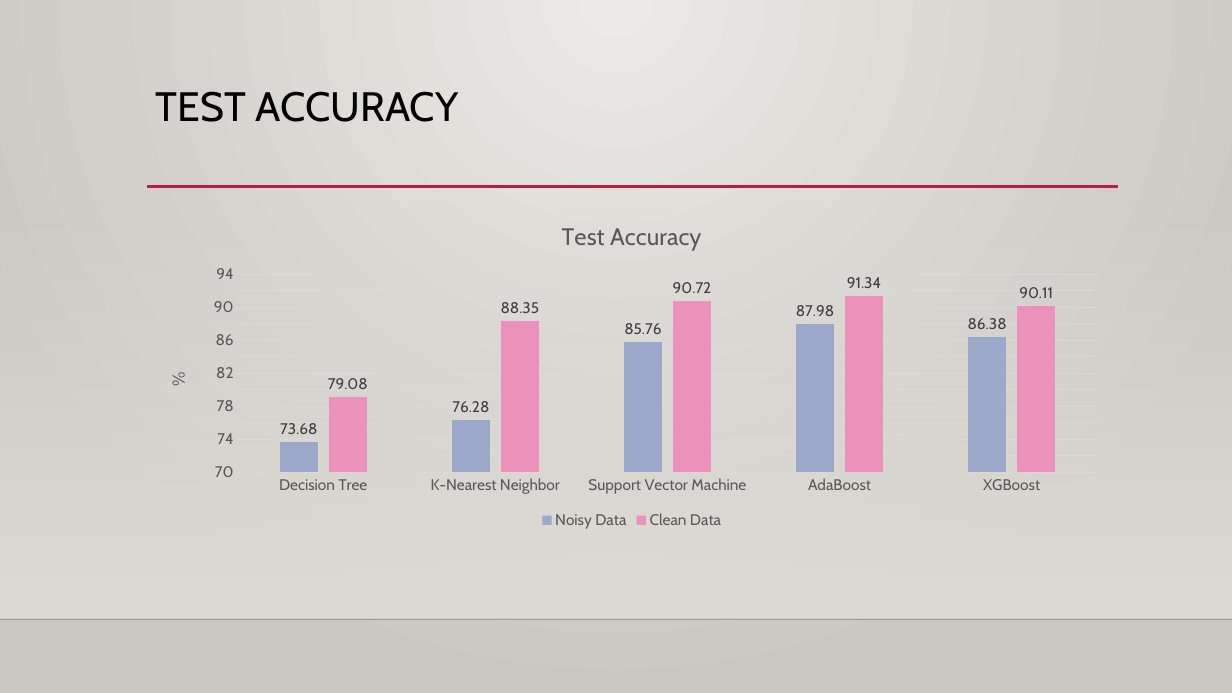
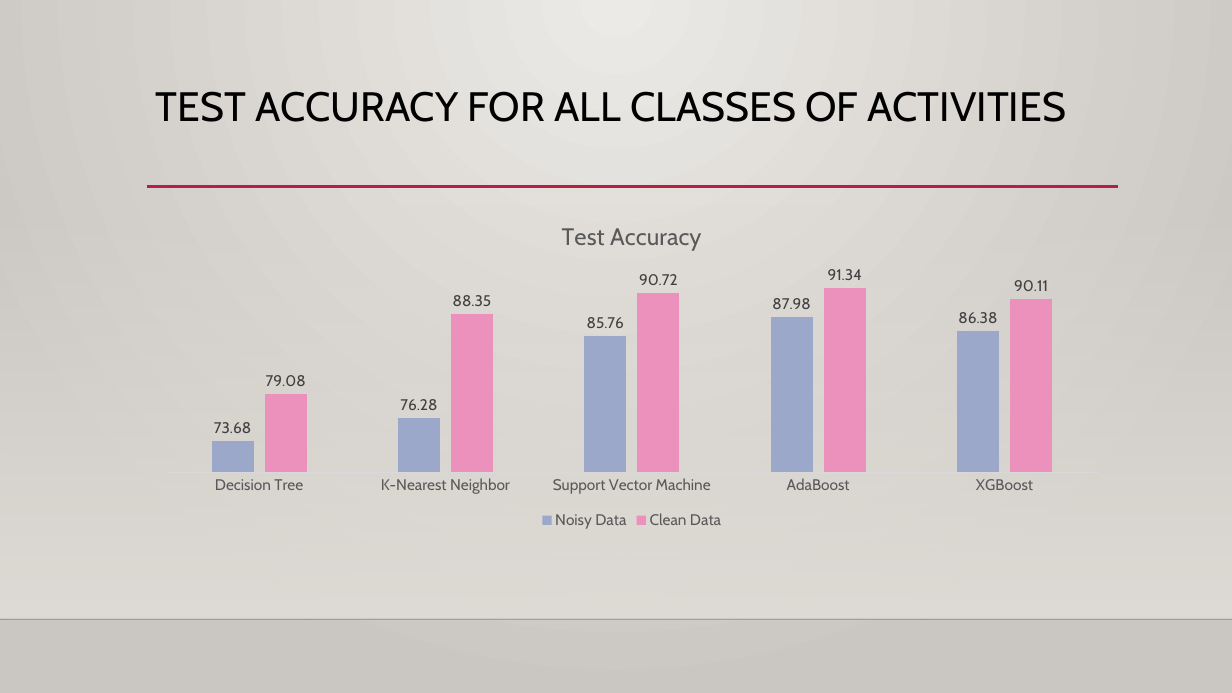
Before and after one commit to pgupta88/Springboard, a slide deck: slide 11 of Capstone_Two/Project Documentation/Technical Presentation.pptx (slide 9 before the commit). Drawn at 1232x693 pixels with LibreOffice and Linux fonts; fonts in the diff are those of the drawing; background and template pictures are left out. Boxes give left, top, right and bottom in pixels: in the first picture for what was removed or moved away, otherwise in the second. Text is boxed around its words. In the diff, an @@ line names an element or a change of style, - is before the commit and + after.

```diff
--- a/Capstone_Two/Project Documentation/Technical Presentation.pptx
+++ b/Capstone_Two/Project Documentation/Technical Presentation.pptx
@@ title at [156,91,1067,122]: text changed @@
-TEST ACCURACY
+TEST ACCURACY FOR ALL CLASSES OF ACTIVITIES
@@ column chart at [147,203,1117,533] @@
@@ value axis title "% " to "" @@
@@ value axis changed @@
```
Also in this commit, not shown: 5 other slides changed, 5 slides added, 4 slides removed.
